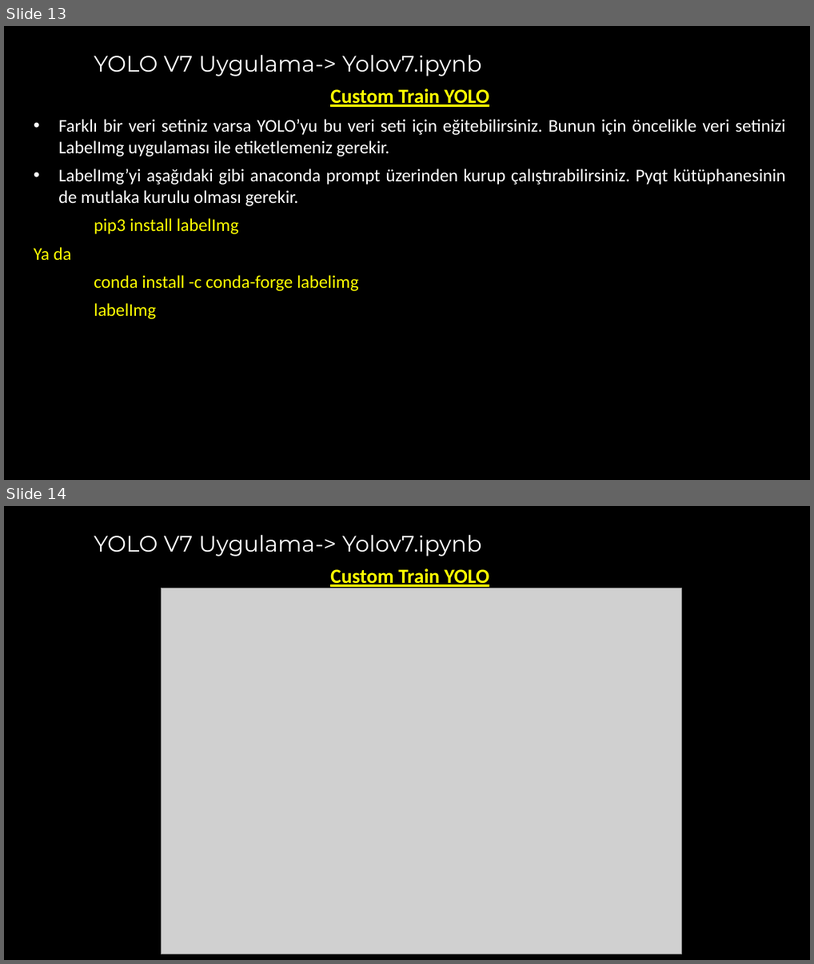
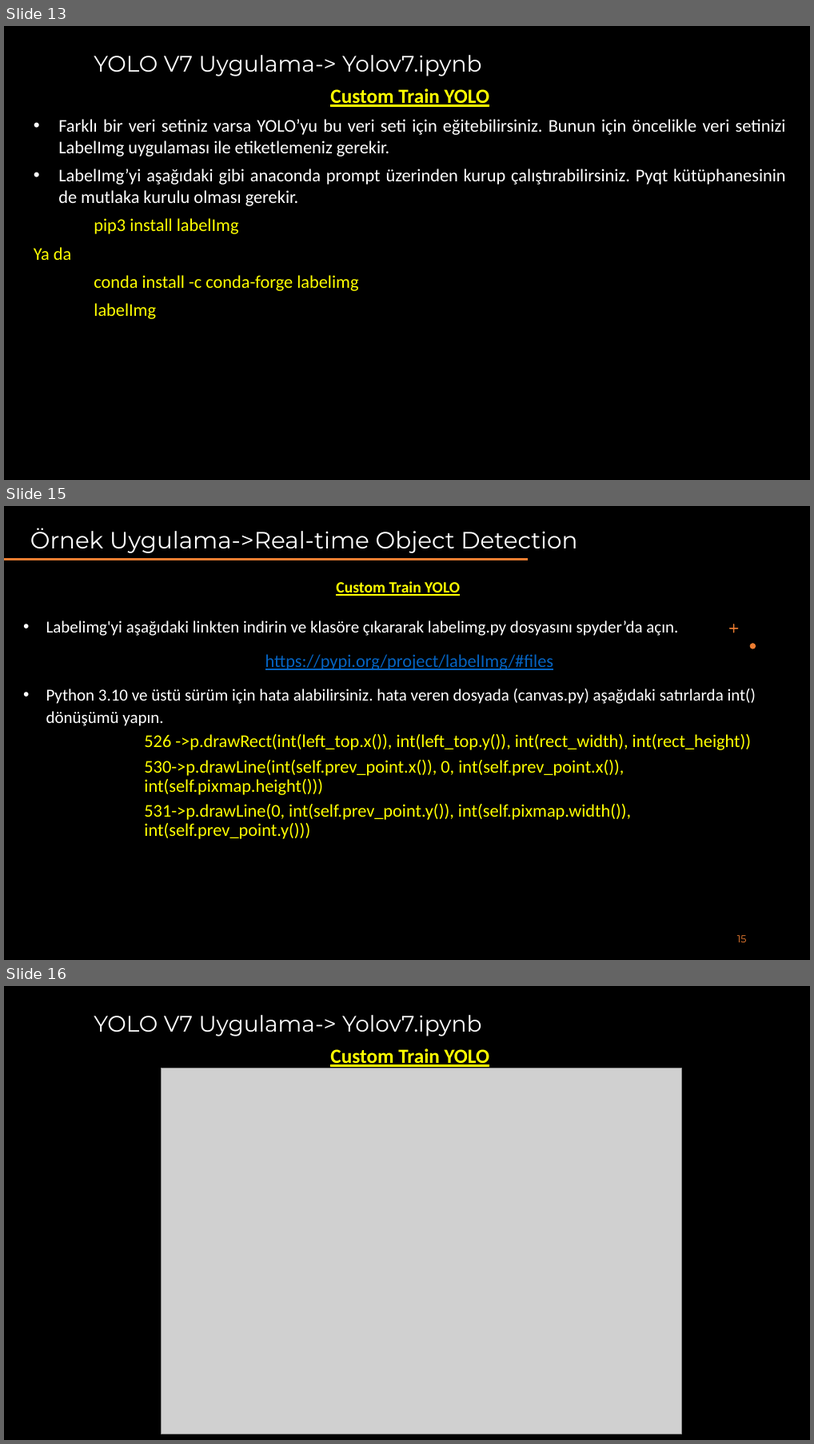
Before and after one commit to akaraci/Makine-Ogrenmesi, a slide deck: Sunular/MÖT-Hafta-8 - Yolo Detection.pptx. Shown one above the other, each under a label of ours: slides 13 and 14 before the commit, slides 13, 15 and 16 after it; the slides between them are not shown. The pictures are 814x964 and 814x1444 pixels, drawn with LibreOffice and Linux fonts; fonts in the diff are those of the drawing; grey boxes stand for pictures. Boxes give left, top, right and bottom in pixels: in the first picture for what was removed or moved away, otherwise in the second. Text is boxed around its words. In the diff, an @@ line names an element or a change of style, - is before the commit and + after.

```diff
--- a/Sunular/MÖT-Hafta-8 - Yolo Detection.pptx
+++ b/Sunular/MÖT-Hafta-8 - Yolo Detection.pptx
@@ slide 15 added at (4, 506, 810, 960), background #000000 @@
@@ title added at (30, 528, 578, 553), 21 pt, text #FFFFFF @@
+Örnek Uygulama->Real-time Object Detection
@@ line added from (4, 560) to (526, 560), #FFC000 2 pt @@
@@ text added at (46, 581, 756, 839), 16 pt, text #FFFF00 @@
+Custom Train YOLO
+• Labelimg'yi aşağıdaki linkten indirin ve klasöre çıkararak labelimg.py dosyasını spyder’da açın.
+https://pypi.org/project/labelImg/#files
+• Python 3.10 ve üstü sürüm için hata alabilirsiniz. hata veren dosyada (canvas.py) aşağıdaki satırlarda int() dönüşümü yapın.
+        526 ->p.drawRect(int(left_top.x()), int(left_top.y()), int(rect_width), int(rect_height))
+        530->p.drawLine(int(self.prev_point.x()), 0, int(self.prev_point.x()), int(self.pixmap.height()))
+        531->p.drawLine(0, int(self.prev_point.y()), int(self.pixmap.width()), int(self.prev_point.y()))
@@ freeform shape added at (730, 624, 738, 632), fill #ED7D31 @@
@@ freeform shape added at (750, 643, 755, 648), fill #ED7D31 @@
@@ page number added at (738, 935, 747, 942), 9 pt, text #ED7D31 @@
+15
@@ what was slide 14 is now slide 16 @@
```
Also in this commit, not shown: 4 slides changed, 1 other slide added.
